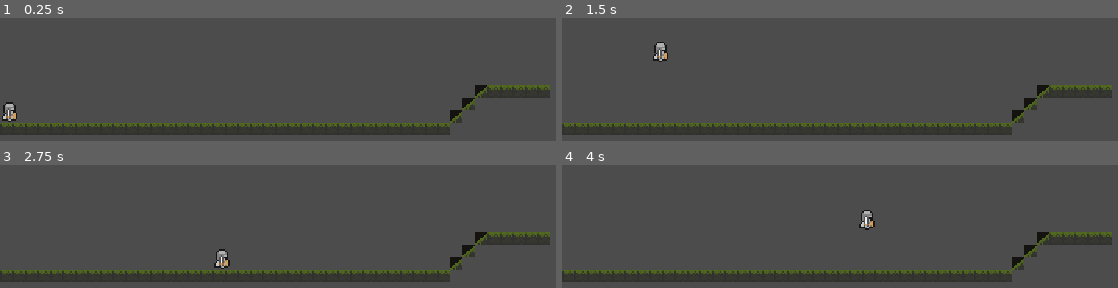
Above: before the commit, frames 1-4 (two rows, left to right).
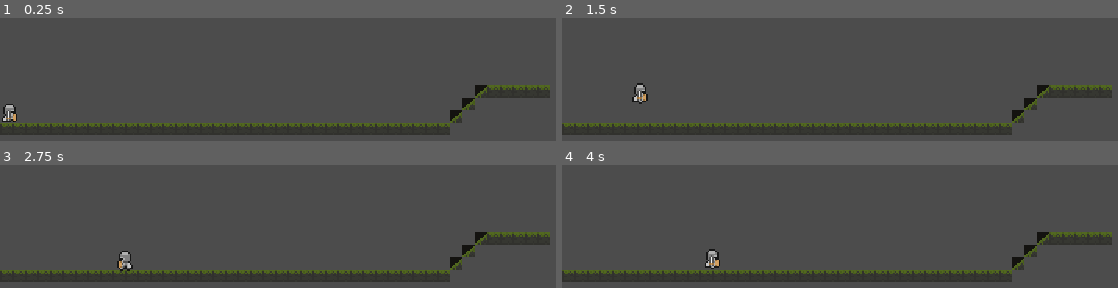
Above: after the commit, the same moments.

Repository: NateWebber/Dandyhacks2020
Game: Godot game, scene res://test.tscn
Same seed, same stepped clock (60 frames per second), same inputs: the game is played once before the commit and once after it.
Inputs:
- Up to frame 1 (0.25 s): no input
- Up to frame 2 (1.5 s): tap Enter at 0.5 s; hold Right (ui_right) from 0.53 s (still down); tap Up (ui_up) at 0.77 s
- Up to frame 3 (2.75 s): tap Up (ui_up) at 1.52 s; release Right (ui_right) at 2.03 s; hold Left (ui_left) from 2.03 s (still down)
- Up to frame 4 (4 s): release Left (ui_left) at 2.78 s; hold Right (ui_right) from 2.78 s (still down); tap Up (ui_up) at 3.02, 3.77 s

The runs differ from the first frame. In frame 1, 0.2% of the frame differs, in the area x 0-4%, y 68-85%; in frame 2, 0.6%; in frame 3, 0.6%, in the area x 21-42%, y 68-87%; in frame 4, 0.6%.

Commit message:
Animation Basics
player animation and slight update to movement

Diff:
--- a/Godot Project/Player.gd
+++ b/Godot Project/Player.gd
@@ -8,10 +8,14 @@
 var up_direction = Vector2(0, -1)
 var jumping = true
 
+onready var animationPlayer = $AnimationPlayer
+onready var animationTree = $AnimationTree
+onready var animationState = animationTree.get("parameters/playback")
+
 
 # Called when the node enters the scene tree for the first time.
 func _ready():
-	pass # Replace with function body.
+	animationTree.active = true # activate the animation tree
 
 
 
@@ -23,14 +27,21 @@
 	#input_vector.y = Input.get_action_strength("ui_down") - Input.get_action_strength("ui_up")
 	input_vector = input_vector.normalized()
 
-	velocity = velocity.move_toward(input_vector * 100, 3)
+	velocity = velocity.move_toward(input_vector * 60, 3)
 
 	if(Input.get_action_strength("ui_up") > 0) && !jumping:
 		velocity.y -= 200
 		jumping = true
 
+	if(velocity.x == 0):
+		animationState.travel("Stand")
+	elif(velocity.x > 0):
+		animationState.travel("Run Right")
+	else:
+		animationState.travel("Run Left")
+
 	if(!is_on_floor()):
-		velocity.y += 5
+		velocity.y += 7.5
 
 
 
--- a/Godot Project/Player.tscn
+++ b/Godot Project/Player.tscn
@@ -7,8 +7,11 @@
 radius = 6.07013
 height = 0.0
 
-[sub_resource type="Animation" id=2]
-resource_name = "New Anim"
+[sub_resource type="Animation" id=8]
+resource_name = "Run Left"
+length = 0.5
+loop = true
+step = 0.125
 tracks/0/type = "value"
 tracks/0/path = NodePath("Sprite:frame")
 tracks/0/interp = 1
@@ -16,11 +19,76 @@
 tracks/0/imported = false
 tracks/0/enabled = true
 tracks/0/keys = {
-"times": PoolRealArray( 0.5, 1, 1.5, 2 ),
+"times": PoolRealArray( 0, 0.125, 0.25, 0.375 ),
+"transitions": PoolRealArray( 1, 1, 1, 1 ),
+"update": 1,
+"values": [ 15, 16, 17, 18 ]
+}
+
+[sub_resource type="Animation" id=2]
+resource_name = "Run Right"
+length = 0.5
+loop = true
+step = 0.125
+tracks/0/type = "value"
+tracks/0/path = NodePath("Sprite:frame")
+tracks/0/interp = 1
+tracks/0/loop_wrap = true
+tracks/0/imported = false
+tracks/0/enabled = true
+tracks/0/keys = {
+"times": PoolRealArray( 0, 0.125, 0.25, 0.375 ),
 "transitions": PoolRealArray( 1, 1, 1, 1 ),
 "update": 1,
 "values": [ 10, 11, 12, 13 ]
 }
+
+[sub_resource type="Animation" id=9]
+resource_name = "Stand"
+length = 0.5
+loop = true
+step = 0.25
+tracks/0/type = "value"
+tracks/0/path = NodePath("Sprite:frame")
+tracks/0/interp = 1
+tracks/0/loop_wrap = true
+tracks/0/imported = false
+tracks/0/enabled = true
+tracks/0/keys = {
+"times": PoolRealArray( 0, 0.25 ),
+"transitions": PoolRealArray( 1, 1 ),
+"update": 1,
+"values": [ 10, 11 ]
+}
+
+[sub_resource type="AnimationNodeAnimation" id=10]
+animation = "Run Left"
+
+[sub_resource type="AnimationNodeAnimation" id=16]
+animation = "Run Right"
+
+[sub_resource type="AnimationNodeAnimation" id=11]
+animation = "Stand"
+
+[sub_resource type="AnimationNodeStateMachineTransition" id=14]
+
+[sub_resource type="AnimationNodeStateMachineTransition" id=15]
+
+[sub_resource type="AnimationNodeStateMachineTransition" id=17]
+
+[sub_resource type="AnimationNodeStateMachineTransition" id=18]
+
+[sub_resource type="AnimationNodeStateMachine" id=5]
+"states/Run Left/node" = SubResource( 10 )
+"states/Run Left/position" = Vector2( 692, 241 )
+"states/Run Right/node" = SubResource( 16 )
+"states/Run Right/position" = Vector2( 1121, 241 )
+states/Stand/node = SubResource( 11 )
+states/Stand/position = Vector2( 894, 241 )
+transitions = [ "Stand", "Run Left", SubResource( 14 ), "Run Left", "Stand", SubResource( 15 ), "Stand", "Run Right", SubResource( 17 ), "Run Right", "Stand", SubResource( 18 ) ]
+start_node = "Stand"
+
+[sub_resource type="AnimationNodeStateMachinePlayback" id=19]
 
 [node name="Player" type="KinematicBody2D"]
 script = ExtResource( 1 )
@@ -35,6 +103,11 @@
 frame = 11
 
 [node name="AnimationPlayer" type="AnimationPlayer" parent="."]
-"anims/New Anim" = SubResource( 2 )
+"anims/Run Left" = SubResource( 8 )
+"anims/Run Right" = SubResource( 2 )
+anims/Stand = SubResource( 9 )
 
 [node name="AnimationTree" type="AnimationTree" parent="."]
+tree_root = SubResource( 5 )
+anim_player = NodePath("../AnimationPlayer")
+parameters/playback = SubResource( 19 )
Not shown: 1 places in Godot Project/Player.tscn that only renumber resources
